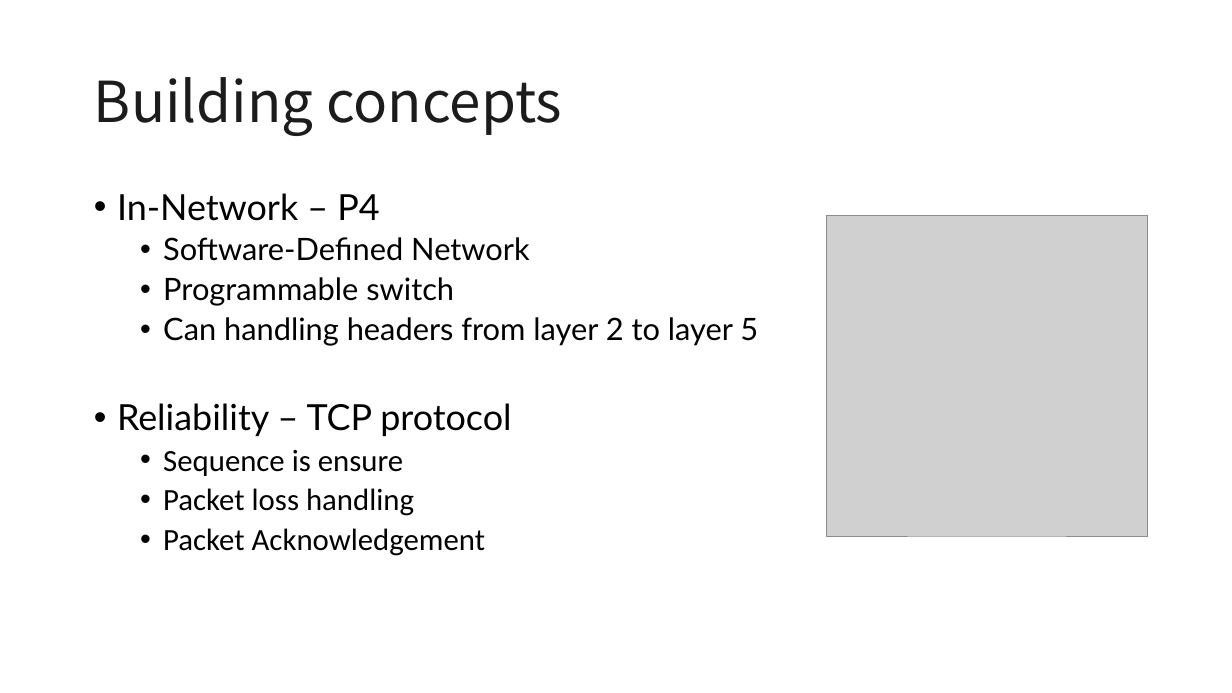
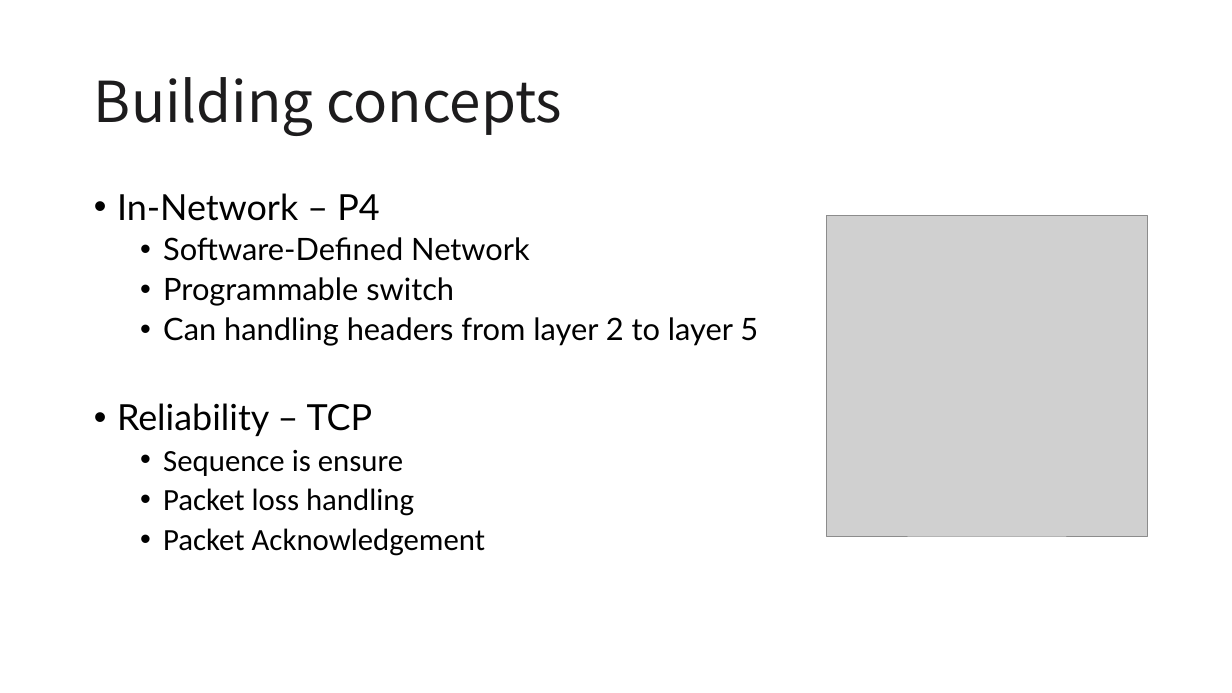
Before and after one commit to LittleD3092/reliable-in-network-aggregation, a slide deck: slide 3 of report.pptx. Drawn at 1232x693 pixels with LibreOffice and Linux fonts; fonts in the diff are those of the drawing; grey boxes stand for pictures. Boxes give left, top, right and bottom in pixels: in the first picture for what was removed or moved away, otherwise in the second. Text is boxed around its words. In the diff, an @@ line names an element or a change of style, - is before the commit and + after.

```diff
--- a/report.pptx
+++ b/report.pptx
@@ text at [117,403,373,436]: text changed @@
-• Reliability – TCP protocol
+• Reliability – TCP
```
Also in this commit, not shown: 5 other slides changed.
